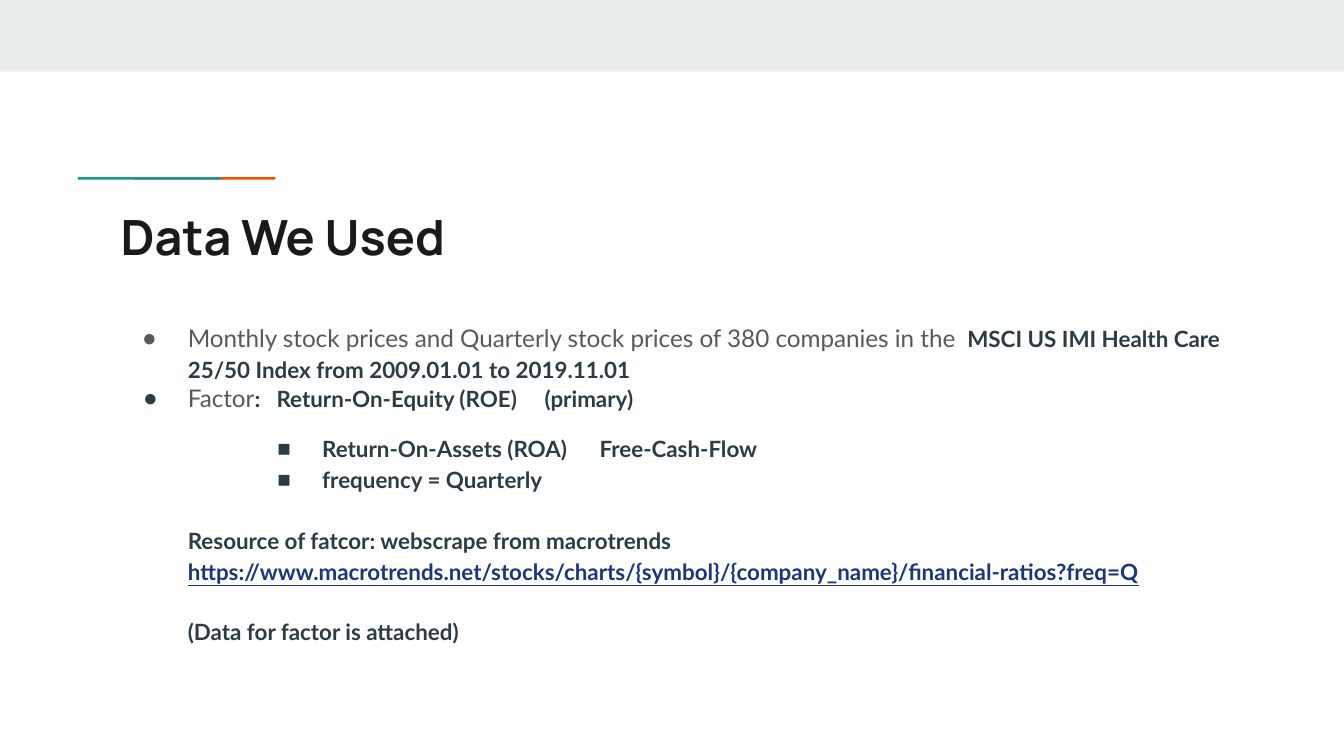
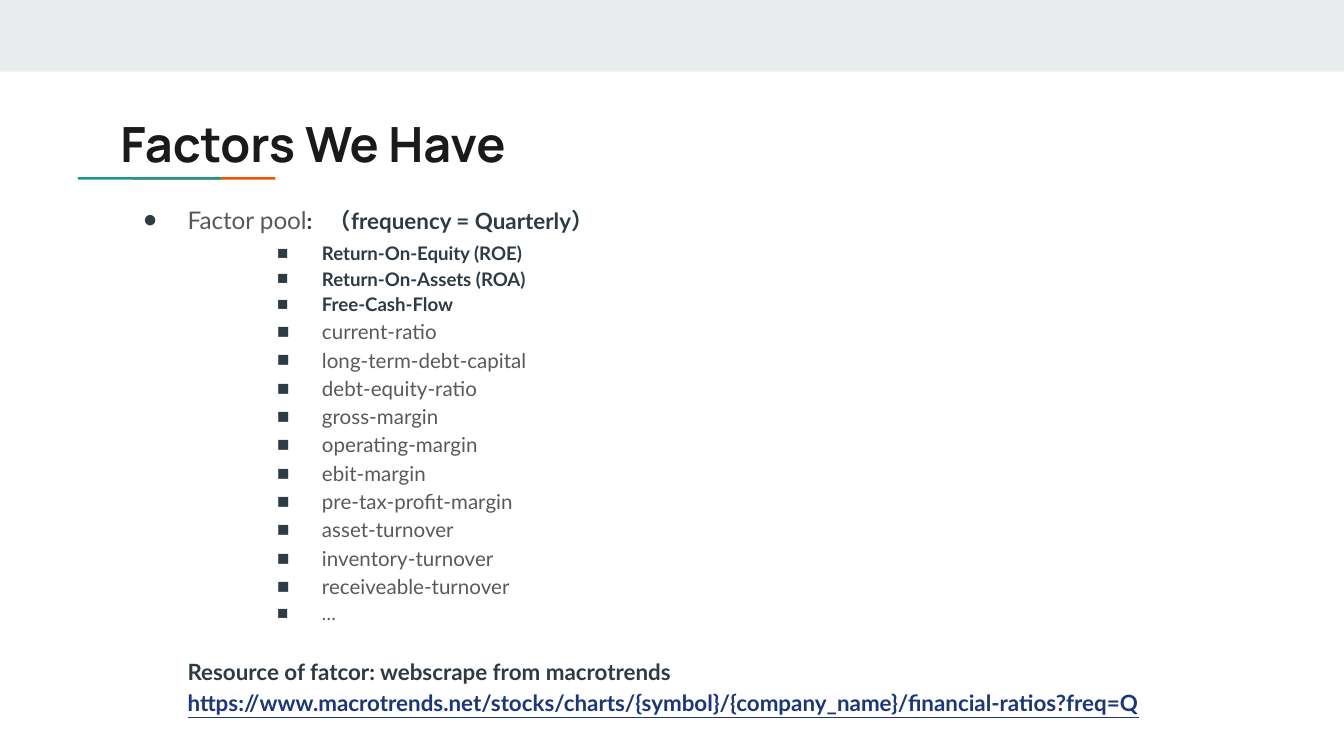
Before and after one commit to guanzhuo-qiao/platform, a slide deck: slide 2 of Backtest Platform FE670.pptx. Drawn at 1344x756 pixels with LibreOffice and Linux fonts; fonts in the diff are those of the drawing. Boxes give left, top, right and bottom in pixels: in the first picture for what was removed or moved away, otherwise in the second. Text is boxed around its words. In the diff, an @@ line names an element or a change of style, - is before the commit and + after.

Commit message:
ppt

```diff
--- a/Backtest Platform FE670.pptx
+++ b/Backtest Platform FE670.pptx
@@ title at (120, 127, 505, 163): text changed @@
-Data We Used
+Factors We Have
@@ text "Factor pool: （frequency = Quarterly）": place and size @@
-text "Factor pool: （frequency = Quarterly）" at (188, 329, 1220, 644)
+text "Factor pool: （frequency = Quarterly）" at (188, 210, 1138, 715)
@@ text at (188, 210, 594, 594): text changed; size 12 to 11 pt; text colour #2D3B45 to #595959; bold off @@
-● Monthly stock prices and Quarterly stock prices of 380 companies in the MSCI US IMI Health Care 25/50 Index from 2009.01.01 to 2019.11.01
-● Factor: Return-On-Equity (ROE) (primary)
-    ■ Return-On-Assets (ROA) Free-Cash-Flow
-    ■ frequency = Quarterly
+● Factor pool: （frequency = Quarterly）
+    ■ Return-On-Equity (ROE)
+    ■ Return-On-Assets (ROA)
+    ■ Free-Cash-Flow
+    ■ current-ratio
+    ■ long-term-debt-capital
+    ■ debt-equity-ratio
+    ■ gross-margin
+    ■ operating-margin
+    ■ ebit-margin
+    ■ pre-tax-profit-margin
+    ■ asset-turnover
+    ■ inventory-turnover
+    ■ receiveable-turnover
+    ■ …
@@ text at (188, 622, 458, 644): paragraph removed @@
-(Data for factor is attached)
```
Also in this commit, not shown: 1 other slide changed, 2 slides added, 1 slide removed, 1 other file.
